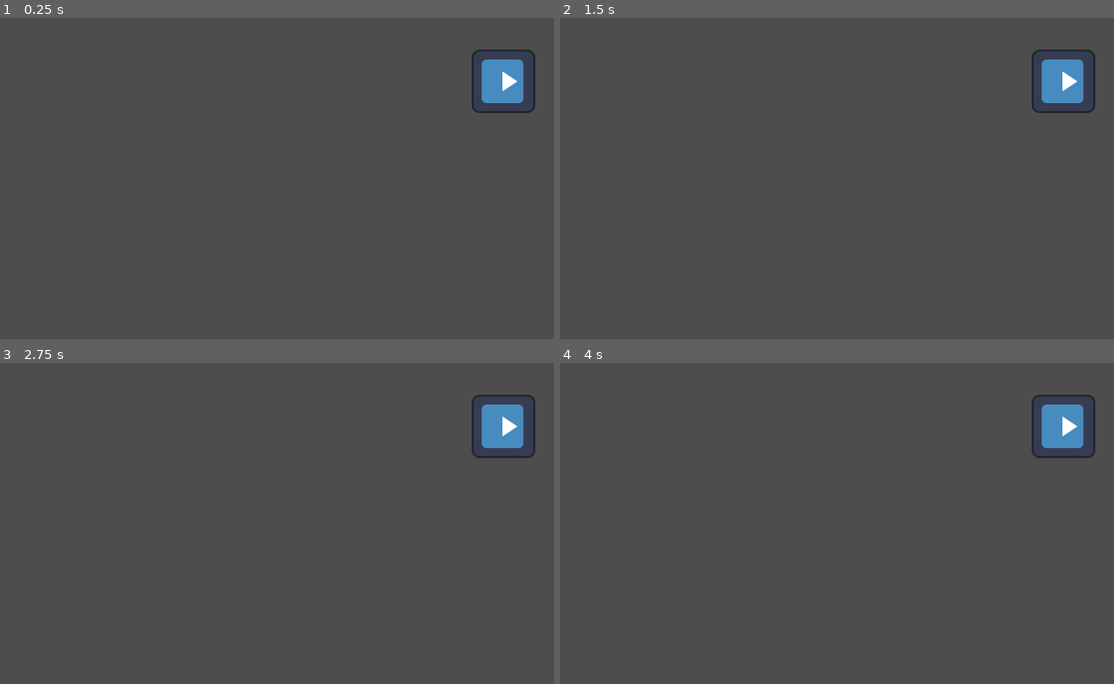
Above: before the commit, frames 1-4 (two rows, left to right).
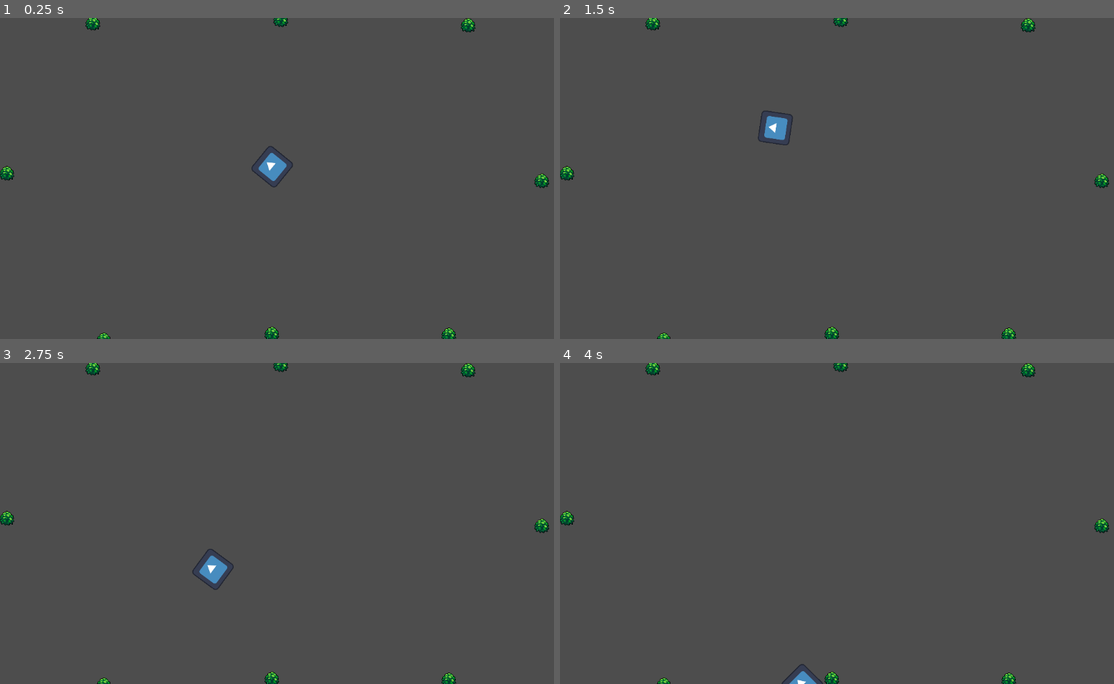
Above: after the commit, the same moments.

Repository: OscarPindaro/Cellomaton
Game: Godot game, scene res://scenes/main.tscn
The game is run twice, just before and just after one commit, with the same random seed, the same clock (stepped at 60 frames per second) and the same inputs. The project has no main scene, so this scene is started directly. The engine's default icon, where the game draws it, is replaced by a stand-in: a white triangle on a blue panel in a dark square.
Inputs (mouse positions are in pixels of both pictures, inside the frame that each line leads up to):
- Up to frame 1 (0.25 s): no input
- Up to frame 2 (1.5 s): move the mouse to (969, 162) at 0.52 s; move the mouse to (731, 194) at 1.27 s
- Up to frame 3 (2.75 s): move the mouse to (343, 452) at 2.02 s
- Up to frame 4 (4 s): move the mouse to (820, 587) at 2.77 s; move the mouse to (1019, 571) at 3.52 s

The runs differ from the first frame. In frame 1, 2.3% of the frame differs, in the area x 0-100%, y 0-100%; in frame 2, 2.3%; in frame 3, 2.3%; in frame 4, 2.1%.

Commit message:
created a cell that can move ranomly or follow a random target near them. started using resources for configurablity

Diff:
--- a/project.godot
+++ b/project.godot
@@ -13,3 +13,21 @@
 config/name="Cellomaton"
 config/features=PackedStringArray("4.1", "Forward Plus")
 config/icon="res://icon.svg"
+
+[autoload]
+
+ClassUtils="*res://addons/enhanced_common/scripts/utils/class_utils.gd"
+NodeBinder="*res://addons/enhanced_common/scripts/node_binders/node_binder.gd"
+
+[editor]
+
+movie_writer/movie_file="/home/oscar/Video/godot/output.mp4"
+
+[editor_plugins]
+
+enabled=PackedStringArray("res://addons/enhanced_common/plugin.cfg", "res://addons/enhanced_stat/plugin.cfg")
+
+[layer_names]
+
+2d_physics/layer_1="Prey"
+2d_physics/layer_2="Prey_Interactable"
--- /dev/null
+++ b/scenes/Model/CellBody.gd
@@ -0,0 +1,97 @@
+@tool
+extends CharacterBody2D
+
+@export var starting_stats: BaseStats
+
+var health: float
+var energy: float
+
+@onready
+var random_movement: RandomMovement = RandomMovement.new()
+@onready
+var target_movement: FollowMovement = FollowMovement.new()
+
+@onready
+var current_movement: Movement = random_movement
+
+@onready var vision_cone: Area2D = $Vision
+
+var possible_targets: Array[NeedArea2D] = []
+var target: NeedArea2D = null
+
+@export var control_step: float = 1.
+var control_step_timer: Timer
+
+func _ready():
+	if Engine.is_editor_hint():
+		pass
+	else:
+		random_movement.name = "RandomMovement"
+		target_movement.name = "FollowMovement"
+		health = starting_stats.health
+		energy = starting_stats.energy
+		_create_timer()
+		# connect the timer
+		control_step_timer.timeout.connect(on_control_step_timeout)
+
+		vision_cone.area_entered.connect(on_vision_cone_entered)
+		vision_cone.area_exited.connect(on_vision_cone_exited)
+
+		# let's start with a random movement
+		add_child(current_movement)
+	# nb, if changed right now you need to reload
+
+	self.collision_layer = starting_stats.collision_layer
+	self.collision_mask = starting_stats.collision_mask
+
+
+
+
+
+func _create_timer():
+	control_step_timer = Timer.new()
+	add_child(control_step_timer)
+	control_step_timer.wait_time = control_step
+	control_step_timer.one_shot = false
+	control_step_timer.autostart = true
+	control_step_timer.start()
+
+
+
+func _process(delta):
+	pass
+
+
+func on_vision_cone_entered(area: Area2D):
+	if Engine.is_editor_hint():
+		pass
+	else:
+		if is_instance_of(area, NeedArea2D):
+			possible_targets.append(area)
+
+func on_vision_cone_exited(area: Area2D):
+	if Engine.is_editor_hint():
+		pass
+	else:
+		if is_instance_of(area, NeedArea2D):
+			possible_targets.erase(area)
+
+func on_control_step_timeout():
+	if Engine.is_editor_hint():
+		pass
+	else:
+		# no targets, behave randomly
+		if len(possible_targets) == 0:
+			target = null
+			remove_child(current_movement)
+			current_movement = random_movement
+			add_child(current_movement)
+
+		else:
+			target = possible_targets.pick_random()
+			remove_child(current_movement)
+			current_movement = target_movement
+			target_movement.target = target
+
+			add_child(current_movement)
+		print("Current movement: ", current_movement)
--- a/scenes/Model/CellBody.tscn
+++ b/scenes/Model/CellBody.tscn
@@ -1,16 +1,37 @@
-[gd_scene load_steps=3 format=3 uid="uid://dvdckygrhbdv8"]
+[gd_scene load_steps=6 format=3 uid="uid://dvdckygrhbdv8"]
 
-[ext_resource type="Texture2D" uid="uid://bjot4ukk4eycb" path="res://icon.svg" id="1_lrp1i"]
+[ext_resource type="Script" path="res://scenes/Model/CellBody.gd" id="1_haljs"]
+[ext_resource type="Texture2D" uid="uid://bjot4ukk4eycb" path="res://icon.svg" id="1_yfsi2"]
+[ext_resource type="Resource" uid="uid://roefuqaslc5y" path="res://scenes/Model/base_stats.tres" id="2_la3jl"]
 
 [sub_resource type="RectangleShape2D" id="RectangleShape2D_8ufrm"]
-size = Vector2(115, 115)
+size = Vector2(60.8449, 61.8174)
+
+[sub_resource type="CircleShape2D" id="CircleShape2D_b83md"]
+radius = 116.18
 
 [node name="CellBody" type="CharacterBody2D"]
+rotation = -1.55711
+scale = Vector2(0.999981, 0.999981)
+collision_mask = 2
+velocity = Vector2(-57.5993, -191.526)
+script = ExtResource("1_haljs")
+starting_stats = ExtResource("2_la3jl")
 
 [node name="Icon" type="Sprite2D" parent="."]
 rotation = 1.5708
-texture = ExtResource("1_lrp1i")
+scale = Vector2(0.5, 0.5)
+texture = ExtResource("1_yfsi2")
 
 [node name="CollisionShape2D" type="CollisionShape2D" parent="."]
-position = Vector2(-0.5, 0)
+position = Vector2(0.424695, -0.0615719)
+scale = Vector2(1, 1)
 shape = SubResource("RectangleShape2D_8ufrm")
+
+[node name="Vision" type="Area2D" parent="."]
+collision_layer = 3
+collision_mask = 3
+
+[node name="CollisionShape2D" type="CollisionShape2D" parent="Vision"]
+shape = SubResource("CircleShape2D_b83md")
+debug_color = Color(0.827451, 0, 0.94902, 0.419608)
--- /dev/null
+++ b/scenes/Model/NeedArea2D.gd
@@ -0,0 +1,14 @@
+extends Area2D
+class_name NeedArea2D
+
+@export var need_resource: NeedsResource
+
+
+# Called when the node enters the scene tree for the first time.
+func _ready():
+	pass # Replace with function body.
+
+
+# Called every frame. 'delta' is the elapsed time since the previous frame.
+func _process(delta):
+	pass
--- /dev/null
+++ b/scenes/Model/Prey.gd
@@ -0,0 +1,20 @@
+extends Node2D
+
+@export var MAX_HEALTH: float = 100.
+@export var MAX_ENERGY: float = 100.
+
+var health: float
+var energy: float
+
+
+
+
+# Called when the node enters the scene tree for the first time.
+func _ready():
+	health = MAX_HEALTH
+	energy = MAX_ENERGY
+
+
+# Called every frame. 'delta' is the elapsed time since the previous frame.
+func _process(delta):
+	pass
--- /dev/null
+++ b/scenes/Model/Prey.tscn
@@ -0,0 +1,9 @@
+[gd_scene load_steps=3 format=3 uid="uid://n5v6s8tui8df"]
+
+[ext_resource type="Script" path="res://scenes/Model/Prey.gd" id="1_wvgtx"]
+[ext_resource type="PackedScene" uid="uid://dvdckygrhbdv8" path="res://scenes/Model/CellBody.tscn" id="2_7s2ic"]
+
+[node name="Prey" type="Node2D"]
+script = ExtResource("1_wvgtx")
+
+[node name="CellBody" parent="." instance=ExtResource("2_7s2ic")]
--- /dev/null
+++ b/scenes/Model/base_stats.gd
@@ -0,0 +1,17 @@
+extends Resource
+class_name BaseStats
+
+@export var health: float = 100.
+@export var energy: float = 100.
+@export_flags_2d_physics var collision_layer
+@export_flags_2d_physics var collision_mask
+
+
+# Called when the node enters the scene tree for the first time.
+func _ready():
+	pass # Replace with function body.
+
+
+# Called every frame. 'delta' is the elapsed time since the previous frame.
+func _process(delta):
+	pass
--- /dev/null
+++ b/scenes/Model/base_stats.tres
@@ -0,0 +1,10 @@
+[gd_resource type="Resource" script_class="BaseStats" load_steps=2 format=3 uid="uid://roefuqaslc5y"]
+
+[ext_resource type="Script" path="res://scenes/Model/base_stats.gd" id="1_nssyq"]
+
+[resource]
+script = ExtResource("1_nssyq")
+health = 100.0
+energy = 100.0
+collision_layer = 1
+collision_mask = 2
--- /dev/null
+++ b/scenes/Model/bush.tscn
@@ -0,0 +1,28 @@
+[gd_scene load_steps=6 format=3 uid="uid://dhsjtgyyyftb8"]
+
+[ext_resource type="Texture2D" uid="uid://ck605h4fpeo1n" path="res://asset/World/Bush.png" id="1_syevy"]
+[ext_resource type="Script" path="res://scenes/Model/NeedArea2D.gd" id="2_mmorm"]
+[ext_resource type="Resource" uid="uid://bn1rjupb47w65" path="res://scenes/Model/health_need.tres" id="3_2312h"]
+
+[sub_resource type="CircleShape2D" id="CircleShape2D_obusf"]
+radius = 12.0
+
+[sub_resource type="CircleShape2D" id="CircleShape2D_u77yd"]
+radius = 17.0
+
+[node name="bush" type="StaticBody2D"]
+texture_filter = 1
+
+[node name="Bush" type="Sprite2D" parent="."]
+texture = ExtResource("1_syevy")
+
+[node name="CollisionShape2D" type="CollisionShape2D" parent="."]
+shape = SubResource("CircleShape2D_obusf")
+
+[node name="NeedArea2D" type="Area2D" parent="."]
+script = ExtResource("2_mmorm")
+need_resource = ExtResource("3_2312h")
+
+[node name="CollisionShape2D" type="CollisionShape2D" parent="NeedArea2D"]
+shape = SubResource("CircleShape2D_u77yd")
+debug_color = Color(0.945098, 0.211765, 0.243137, 0.419608)
--- /dev/null
+++ b/scenes/Model/health_need.tres
@@ -0,0 +1,9 @@
+[gd_resource type="Resource" script_class="NeedsResource" load_steps=2 format=3 uid="uid://bn1rjupb47w65"]
+
+[ext_resource type="Script" path="res://scenes/Model/needs_resource.gd" id="1_2p58x"]
+
+[resource]
+script = ExtResource("1_2p58x")
+needs_dict = {
+"Health": 10.0
+}
--- /dev/null
+++ b/scenes/Model/needs.gd
@@ -0,0 +1,2 @@
+extends Resource
+class_name NeedResource
--- /dev/null
+++ b/scenes/Model/needs_resource.gd
@@ -0,0 +1,4 @@
+extends Resource
+class_name NeedsResource
+
+@export var needs_dict: Dictionary
--- a/scenes/Movement/random_movement.gd
+++ b/scenes/Movement/random_movement.gd
@@ -1,3 +1,4 @@
+@tool
 extends Movement
 class_name RandomMovement
 # a movement that moves a kinematic body in a random fashion
--- a/scenes/main.tscn
+++ b/scenes/main.tscn
@@ -1,14 +1,47 @@
-[gd_scene load_steps=3 format=3 uid="uid://ckkurbc6ti5xw"]
+[gd_scene load_steps=4 format=3 uid="uid://ckkurbc6ti5xw"]
 
 [ext_resource type="PackedScene" uid="uid://dvdckygrhbdv8" path="res://scenes/Model/CellBody.tscn" id="1_n77ih"]
 [ext_resource type="Script" path="res://scenes/Movement/follow_movement.gd" id="2_iqrjm"]
+[ext_resource type="PackedScene" uid="uid://dhsjtgyyyftb8" path="res://scenes/Model/bush.tscn" id="3_6e4so"]
 
 [node name="main" type="Node2D"]
+metadata/movie_file = "/home/oscar/Video/godot/output.avi"
 
 [node name="CellBody" parent="." instance=ExtResource("1_n77ih")]
-position = Vector2(1013, 128)
+position = Vector2(562, 348)
 
-[node name="FollowMovement" type="Node" parent="." node_paths=PackedStringArray("target", "body")]
+[node name="FollowMovement" type="Node" parent="." node_paths=PackedStringArray("body")]
 script = ExtResource("2_iqrjm")
-target = NodePath("")
 body = NodePath("../CellBody")
+
+[node name="bush" parent="." instance=ExtResource("3_6e4so")]
+position = Vector2(14, 314)
+collision_layer = 2
+
+[node name="bush2" parent="." instance=ExtResource("3_6e4so")]
+position = Vector2(547, 638)
+collision_layer = 2
+
+[node name="bush3" parent="." instance=ExtResource("3_6e4so")]
+position = Vector2(1090, 329)
+collision_layer = 2
+
+[node name="bush4" parent="." instance=ExtResource("3_6e4so")]
+position = Vector2(565, 4)
+collision_layer = 2
+
+[node name="bush5" parent="." instance=ExtResource("3_6e4so")]
+position = Vector2(209, 650)
+collision_layer = 2
+
+[node name="bush6" parent="." instance=ExtResource("3_6e4so")]
+position = Vector2(942, 15)
+collision_layer = 2
+
+[node name="bush8" parent="." instance=ExtResource("3_6e4so")]
+position = Vector2(903, 640)
+collision_layer = 2
+
+[node name="bush7" parent="." instance=ExtResource("3_6e4so")]
+position = Vector2(187, 11)
+collision_layer = 2
